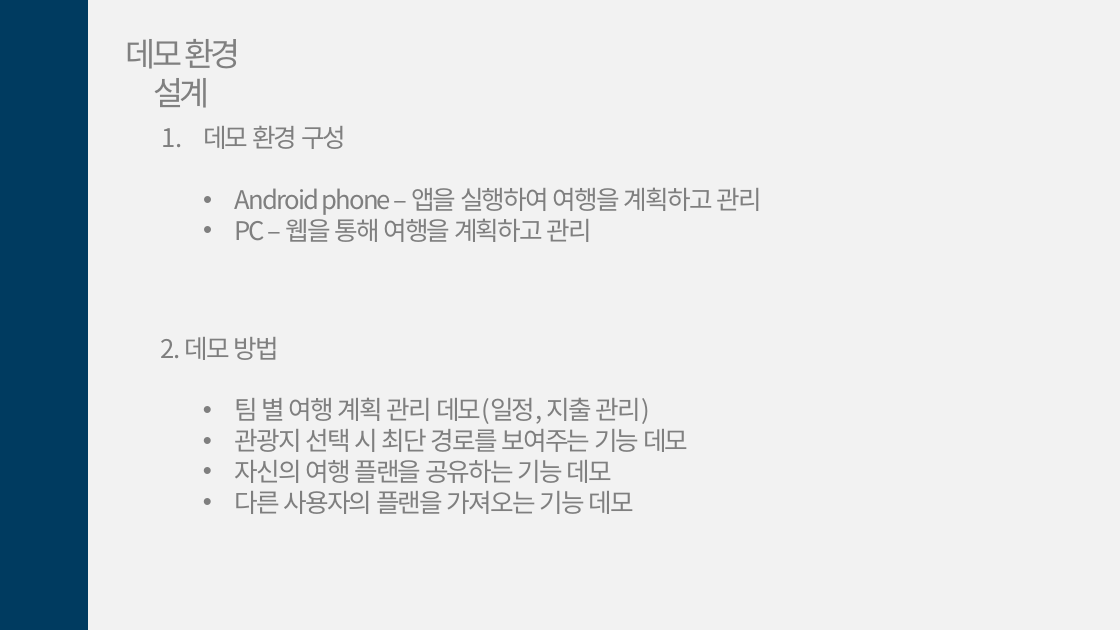
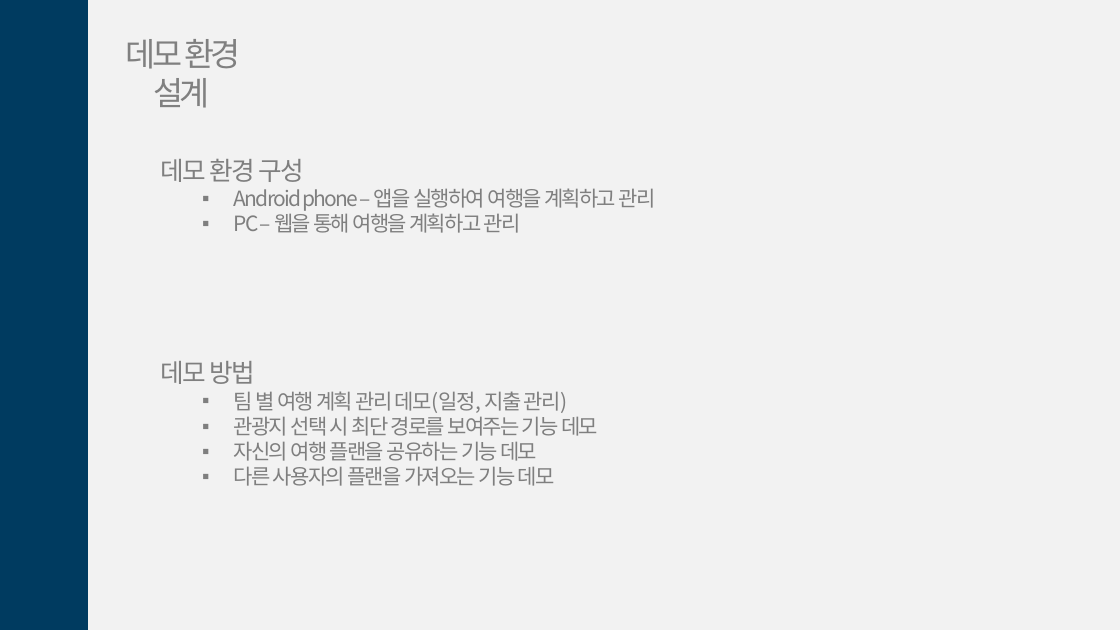
Before and after one commit to gmlrud1211/project, a slide deck: slide 23 of document/설계서.pptx (slide 29 before the commit). Drawn at 1120x630 pixels with LibreOffice and Linux fonts; fonts in the diff are those of the drawing. Boxes give left, top, right and bottom in pixels: in the first picture for what was removed or moved away, otherwise in the second. Text is boxed around its words. In the diff, an @@ line names an element or a change of style, - is before the commit and + after.

```diff
--- a/document/설계서.pptx
+++ b/document/설계서.pptx
@@ text "데모 환경 구성": place and size @@
-text "데모 환경 구성" at (203,126,761,242)
+text "데모 환경 구성" at (160,159,656,233)
@@ text "데모 환경 구성" at (160,159,656,233): size 22 to 18 pt in "Android phone – 앱을 실행하여 여행을 계획하고 ...", "PC – 웹을 통해 여행을 계획하고 관리"; bullet 1. to none; line spacing 1 to 1.5; bullet • to ▪ @@
@@ text "데모 방법": place and size @@
-text "데모 방법" at (161,337,688,514)
+text "데모 방법" at (160,361,598,486)
@@ text at (160,361,254,384): text changed @@
-2. 데모 방법
+데모 방법
@@ text at (234,391,598,486): size 22 to 18 pt; bullet • to ▪ @@
```
Also in this commit, not shown: 7 other slides changed, 7 slides added, 13 slides removed, 6 other files.
